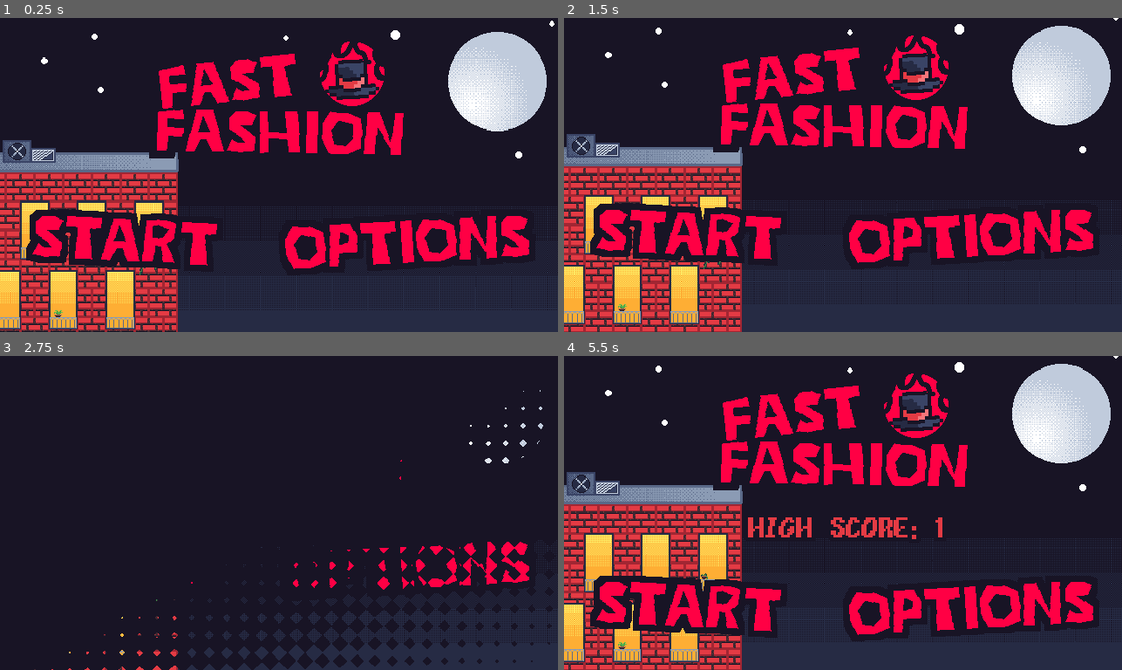
Above: before the commit, frames 1-4 (two rows, left to right).
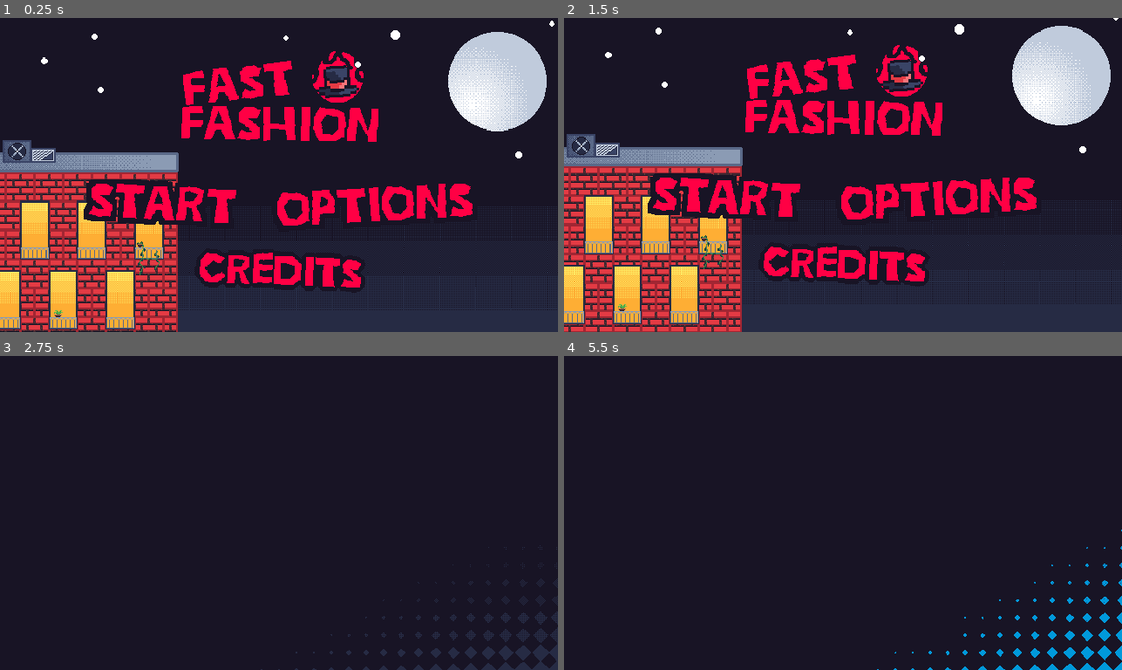
Above: after the commit, the same moments.

Repository: LaneMcMartin/FastFashion
Game: Godot game, scene res://main/main.tscn
Same seed, same stepped clock (60 frames per second), same inputs: the game is played once before the commit and once after it. Sound files missing from this copy of the repository are replaced by a short silence.
Inputs (mouse positions are in pixels of both pictures, inside the frame that each line leads up to):
- Up to frame 1 (0.25 s): no input
- Up to frame 2 (1.5 s): move the mouse to (965, 159) at 0.52 s; press the mouse at (965, 159) at 0.53 s; hold D (RIGHT) 0.53-1.28 s; tap Space (SELECT) at 0.8, 1.35 s; move the mouse to (731, 190) at 1.27 s; release the mouse at (731, 190) at 1.28 s; hold A (LEFT) from 1.28 s (still down)
- Up to frame 3 (2.75 s): click (167, 528) at 1.55 s; move the mouse to (334, 443) at 2.02 s; release A (LEFT) at 2.03 s; press the mouse at (334, 443) at 2.03 s; hold D (RIGHT) from 2.03 s (still down); tap Space (SELECT) at 2.3 s
- Up to frame 4 (5.5 s): move the mouse to (815, 575) at 2.77 s; release the mouse at (815, 575) at 2.78 s; tap Space (SELECT) at 2.85, 3.8, 4.35, 5.3 s; click (815, 575) at 3.05 s; tap Enter at 3.5 s; move the mouse to (1010, 560) at 3.52 s; release D (RIGHT) at 3.53 s; press the mouse at (1010, 560) at 3.53 s; hold A (LEFT) from 3.53 s (still down); move the mouse to (675, 465) at 4.27 s; release the mouse at (675, 465) at 4.28 s; click (675, 465) at 4.55 s; move the mouse to (870, 513) at 5.02 s; press the mouse at (870, 513) at 5.03 s

The runs differ from the first frame. In frame 1, 23% of the frame differs, in the area x 4-96%, y 7-88%; in frame 2, 23%; in frame 3, 7.7%; in frame 4, 43%, in the area x 0-100%, y 0-100%.
Error in both runs: Division by zero error in operator '/'. (res://level_manager/npc_handler.gd:20)

Commit message:
Finalized game!

Diff:
--- a/audio_manager/audio_manager.gd
+++ b/audio_manager/audio_manager.gd
@@ -7,7 +7,8 @@
 const OPENING : AudioStreamWAV = preload("res://audio_manager/opening.wav")
 const CLOSING : AudioStreamWAV = preload("res://audio_manager/closing.wav")
 const ADJUSTED : AudioStreamWAV = preload("res://audio_manager/adjusted.wav")
-const BONUSGAME_BY_WOLFGANG_UNDERSCORE__ON_OPENGAMEART : AudioStreamWAV = preload("res://audio_manager/bonusgame_by_wolfgang(underscore)_on_opengameart.wav")
+const BONUSGAME_BY_WOLFGANG_UNDERSCORE_ON_OPENGAMEART : AudioStreamWAV = preload("res://audio_manager/bonusgame_by_wolfgang(underscore)_on_opengameart.wav")
+const TWO_LEFT_SOCKS_BY_CONGUS_BONGUS_ON_OPENGAMEART : AudioStreamWAV = preload("res://audio_manager/two_left_socks.wav")
 const COUNTDOWN_COUNTING : AudioStreamWAV = preload("res://audio_manager/countdown_counting.wav")
 const COUNTDOWN_DONE : AudioStreamWAV = preload("res://audio_manager/countdown_done.wav")
 
@@ -39,3 +40,10 @@
 			audioplayer_sfx.volume_db = new_volume_db
 		"Music":
 			audioplayer_music.volume_db = new_volume_db
+
+func fade_music(fade_time : float) ->void:
+	var cached_volume_db : float = audioplayer_music.volume_db
+	var volume_tween : Tween = create_tween()
+	volume_tween.tween_property(audioplayer_music, "volume_db", linear_to_db(0.0), fade_time)
+	volume_tween.tween_callback(stop_music)
+	volume_tween.tween_property(audioplayer_music, "volume_db", cached_volume_db, 0.1)
--- /dev/null
+++ b/credits/credits.gd
@@ -0,0 +1,23 @@
+class_name CreditsMenu
+extends Control
+
+@export var transition : Transition
+
+signal return_pressed
+
+func _ready():
+	visible = false
+
+func _on_return_gui_input(event):
+	if event.is_action_pressed("CLICK"):
+		AudioManager.play_sound(AudioManager.SELECTED)
+		transition.close()
+		AudioManager.play_sound(AudioManager.CLOSING)
+		await transition.transition_completed
+		visible = false
+		return_pressed.emit()
+
+func _on_title_screen_credits_pressed():
+	visible = true
+	transition.open()
+	AudioManager.play_sound(AudioManager.OPENING)
--- a/fonts/ui_theme.tres
+++ b/fonts/ui_theme.tres
@@ -5,6 +5,6 @@
 [resource]
 default_font = ExtResource("1_5nbil")
 default_font_size = 40
-Label/colors/font_color = Color(0.894118, 0.231373, 0.266667, 1)
+Label/colors/font_color = Color(1, 0, 0.266667, 1)
 Label/colors/font_outline_color = Color(0.0941176, 0.0784314, 0.145098, 1)
 Label/constants/outline_size = 20
--- a/level_manager/level_manager.gd
+++ b/level_manager/level_manager.gd
@@ -39,17 +39,18 @@
 func game_start() -> void:
 	# Reset parameters
 	level_difficulty = 1
-	level_quantity = 10
+	level_quantity = 5
 	correct_guesses = 0
 
 	# Countdown
+	AudioManager.fade_music(3.0)
 	await countdown.start_countdown()
 
 	# Show all
 	show_all()
 
 	# Play music
-	AudioManager.play_music(AudioManager.BONUSGAME_BY_WOLFGANG_UNDERSCORE__ON_OPENGAMEART)
+	AudioManager.play_music(AudioManager.BONUSGAME_BY_WOLFGANG_UNDERSCORE_ON_OPENGAMEART)
 
 	# Start the level
 	level_start()
@@ -60,14 +61,14 @@
 	level_difficulty += floor(correct_guesses / 10)
 
 	# Set the level quantity
-	level_quantity += correct_guesses
+	level_quantity += 1
 
 	# Set the time of day
-	if ((correct_guesses + 1) % 5) == 0:
+	if ((correct_guesses + 1) % 4) == 0:
 		toggle_time()
 
 	# Set the timer
-	time_handler.start_timer(5 - (correct_guesses * 0.05))
+	time_handler.start_timer(7.5 - (correct_guesses * 0.075))
 
 	# Set the sublevel (via the clothing object)
 	var random_clothing = randi_range(0, CompositeSprite.TYPE.size() + 1)
--- a/main/main.tscn
+++ b/main/main.tscn
@@ -11,11 +11,13 @@
 [ext_resource type="Shader" path="res://transition/transition.gdshader" id="6_f1ak8"]
 [ext_resource type="Texture2D" uid="uid://2qgebetq8rfo" path="res://options/sfx.png" id="6_o447o"]
 [ext_resource type="Script" path="res://transition/transition.gd" id="6_s4vkj"]
+[ext_resource type="Texture2D" uid="uid://cjryoqdsxsh83" path="res://title_screen/credits.png" id="7_hnqxb"]
 [ext_resource type="Texture2D" uid="uid://e1gvone7nr6w" path="res://options/music.png" id="8_ojj10"]
 [ext_resource type="Texture2D" uid="uid://mwya3d17tlil" path="res://options/return.png" id="9_ehol2"]
 [ext_resource type="Texture2D" uid="uid://dk735n57n0l4f" path="res://options/selector.png" id="9_y8p13"]
 [ext_resource type="Texture2D" uid="uid://330a1aa4ge0s" path="res://title_screen/day_bg.png" id="13_w8wju"]
 [ext_resource type="Texture2D" uid="uid://cq2tl0psokjdq" path="res://title_screen/night_bg.png" id="14_ek6qw"]
+[ext_resource type="Script" path="res://credits/credits.gd" id="16_7yvar"]
 
 [sub_resource type="Animation" id="Animation_eycnw"]
 resource_name = "bob"
@@ -31,7 +33,7 @@
 "times": PackedFloat32Array(0, 1, 2, 3),
 "transitions": PackedFloat32Array(1, 1, 1, 1),
 "update": 0,
-"values": [Vector2(0, 10), Vector2(0, -10), Vector2(0, 10), Vector2(0, -10)]
+"values": [Vector2(80, 10), Vector2(80, -10), Vector2(80, 10), Vector2(80, -10)]
 }
 tracks/1/type = "value"
 tracks/1/imported = false
@@ -103,6 +105,40 @@
 "bob": SubResource("Animation_3kir0")
 }
 
+[sub_resource type="Animation" id="Animation_vewvj"]
+resource_name = "bob"
+length = 4.0
+loop_mode = 1
+tracks/0/type = "value"
+tracks/0/imported = false
+tracks/0/enabled = true
+tracks/0/path = NodePath("VBoxContainer:position")
+tracks/0/interp = 2
+tracks/0/loop_wrap = true
+tracks/0/keys = {
+"times": PackedFloat32Array(0, 1, 2, 3),
+"transitions": PackedFloat32Array(1, 1, 1, 1),
+"update": 0,
+"values": [Vector2(0, 10), Vector2(0, 30), Vector2(0, 10), Vector2(0, 30)]
+}
+tracks/1/type = "value"
+tracks/1/imported = false
+tracks/1/enabled = true
+tracks/1/path = NodePath("CreditsBG:offset")
+tracks/1/interp = 1
+tracks/1/loop_wrap = true
+tracks/1/keys = {
+"times": PackedFloat32Array(0, 2),
+"transitions": PackedFloat32Array(1, 1),
+"update": 0,
+"values": [Vector2(0, 5), Vector2(0, -5)]
+}
+
+[sub_resource type="AnimationLibrary" id="AnimationLibrary_68bws"]
+_data = {
+"bob": SubResource("Animation_vewvj")
+}
+
 [sub_resource type="ShaderMaterial" id="ShaderMaterial_3sdpn"]
 shader = ExtResource("6_f1ak8")
 shader_parameter/progress = 0.0
@@ -127,14 +163,19 @@
 
 [node name="VBoxContainer" type="VBoxContainer" parent="CanvasLayer/TitleScreen"]
 layout_mode = 1
-anchors_preset = 15
-anchor_right = 1.0
-anchor_bottom = 1.0
-offset_top = 10.0
-offset_right = 4.0
-offset_bottom = 10.0
-grow_horizontal = 2
-grow_vertical = 2
+anchors_preset = 8
+anchor_left = 0.5
+anchor_top = 0.5
+anchor_right = 0.5
+anchor_bottom = 0.5
+offset_left = -240.0
+offset_top = -170.0
+offset_right = 364.0
+offset_bottom = 235.0
+grow_horizontal = 2
+grow_vertical = 2
+scale = Vector2(0.8, 0.8)
+alignment = 1
 
 [node name="MarginContainerTitle" type="MarginContainer" parent="CanvasLayer/TitleScreen/VBoxContainer"]
 layout_mode = 2
@@ -161,10 +202,10 @@
 
 [node name="MarginContainerStart" type="MarginContainer" parent="CanvasLayer/TitleScreen/VBoxContainer/HBoxContainer"]
 layout_mode = 2
-theme_override_constants/margin_left = 30
-theme_override_constants/margin_top = 30
-theme_override_constants/margin_right = 30
-theme_override_constants/margin_bottom = 30
+theme_override_constants/margin_left = 20
+theme_override_constants/margin_top = 20
+theme_override_constants/margin_right = 20
+theme_override_constants/margin_bottom = 20
 
 [node name="Start" type="TextureRect" parent="CanvasLayer/TitleScreen/VBoxContainer/HBoxContainer/MarginContainerStart"]
 layout_mode = 2
@@ -173,14 +214,21 @@
 
 [node name="MarginContainerStart2" type="MarginContainer" parent="CanvasLayer/TitleScreen/VBoxContainer/HBoxContainer"]
 layout_mode = 2
-theme_override_constants/margin_left = 30
-theme_override_constants/margin_top = 30
-theme_override_constants/margin_right = 30
-theme_override_constants/margin_bottom = 30
+theme_override_constants/margin_left = 20
+theme_override_constants/margin_top = 20
+theme_override_constants/margin_right = 20
+theme_override_constants/margin_bottom = 20
 
 [node name="Options" type="TextureRect" parent="CanvasLayer/TitleScreen/VBoxContainer/HBoxContainer/MarginContainerStart2"]
 layout_mode = 2
 texture = ExtResource("4_7qifh")
+
+[node name="Credits" type="TextureRect" parent="CanvasLayer/TitleScreen/VBoxContainer"]
+layout_mode = 2
+size_flags_horizontal = 4
+size_flags_vertical = 4
+texture = ExtResource("7_hnqxb")
+stretch_mode = 2
 
 [node name="MenuBG" type="Sprite2D" parent="CanvasLayer/TitleScreen"]
 z_index = -2
@@ -336,6 +384,98 @@
 }
 autoplay = "bob"
 
+[node name="Credits" type="Control" parent="CanvasLayer" node_paths=PackedStringArray("transition")]
+layout_mode = 3
+anchors_preset = 15
+anchor_right = 1.0
+anchor_bottom = 1.0
+grow_horizontal = 2
+grow_vertical = 2
+script = ExtResource("16_7yvar")
+transition = NodePath("../Transition")
+
+[node name="VBoxContainer" type="VBoxContainer" parent="CanvasLayer/Credits"]
+layout_mode = 1
+anchors_preset = 15
+anchor_right = 1.0
+anchor_bottom = 1.0
+offset_top = 10.0
+offset_bottom = 2.0
+grow_horizontal = 2
+grow_vertical = 2
+theme_override_constants/separation = 24
+
+[node name="Lane" type="Label" parent="CanvasLayer/Credits/VBoxContainer"]
+layout_mode = 2
+theme = ExtResource("4_go73u")
+theme_override_colors/font_outline_color = Color(0.0941176, 0.0784314, 0.145098, 1)
+theme_override_constants/outline_size = 20
+theme_override_font_sizes/font_size = 33
+text = "Lane McMartin
+Design, Programming, Art, Sound
+
+Huge Thank You To:"
+horizontal_alignment = 1
+
+[node name="HBoxContainer" type="HBoxContainer" parent="CanvasLayer/Credits/VBoxContainer"]
+layout_mode = 2
+size_flags_horizontal = 4
+theme_override_constants/separation = 23
+
+[node name="MainTheme" type="Label" parent="CanvasLayer/Credits/VBoxContainer/HBoxContainer"]
+layout_mode = 2
+theme = ExtResource("4_go73u")
+theme_override_colors/font_outline_color = Color(0.0941176, 0.0784314, 0.145098, 1)
+theme_override_constants/outline_size = 20
+theme_override_constants/line_spacing = 4
+theme_override_font_sizes/font_size = 25
+text = "Wolfgang_
+Main Theme
+(\"Bonus Round\")"
+horizontal_alignment = 1
+
+[node name="MenuTheme" type="Label" parent="CanvasLayer/Credits/VBoxContainer/HBoxContainer"]
+layout_mode = 2
+theme = ExtResource("4_go73u")
+theme_override_colors/font_outline_color = Color(0.0941176, 0.0784314, 0.145098, 1)
+theme_override_constants/outline_size = 20
+theme_override_constants/line_spacing = 4
+theme_override_font_sizes/font_size = 25
+text = "congusbongus
+Menu Theme
+(\"Two Left Socks\")"
+horizontal_alignment = 1
+
+[node name="Shader" type="Label" parent="CanvasLayer/Credits/VBoxContainer/HBoxContainer"]
+layout_mode = 2
+theme = ExtResource("4_go73u")
+theme_override_colors/font_outline_color = Color(0.0941176, 0.0784314, 0.145098, 1)
+theme_override_constants/outline_size = 20
+theme_override_constants/line_spacing = 4
+theme_override_font_sizes/font_size = 25
+text = "mackatap,
+DDRKirbyISQ, MatiasVME
+Transition Shader"
+horizontal_alignment = 1
+
+[node name="Return" type="TextureRect" parent="CanvasLayer/Credits/VBoxContainer"]
+layout_mode = 2
+texture = ExtResource("9_ehol2")
+stretch_mode = 3
+
+[node name="CreditsBG" type="Sprite2D" parent="CanvasLayer/Credits"]
+z_index = -2
+position = Vector2(320, 182)
+scale = Vector2(1.025, 1.03333)
+texture = ExtResource("14_ek6qw")
+offset = Vector2(0, 5)
+
+[node name="AnimationPlayer" type="AnimationPlayer" parent="CanvasLayer/Credits"]
+libraries = {
+"": SubResource("AnimationLibrary_68bws")
+}
+autoplay = "bob"
+
 [node name="Transition" type="Control" parent="CanvasLayer"]
 layout_mode = 3
 anchors_preset = 15
@@ -358,12 +498,16 @@
 color = Color(0.0941176, 0.0784314, 0.145098, 1)
 
 [connection signal="game_ended" from="LevelManager" to="CanvasLayer/TitleScreen" method="_on_level_manager_game_ended"]
+[connection signal="credits_pressed" from="CanvasLayer/TitleScreen" to="CanvasLayer/Credits" method="_on_title_screen_credits_pressed"]
 [connection signal="options_pressed" from="CanvasLayer/TitleScreen" to="CanvasLayer/Options" method="_on_title_screen_options_pressed"]
 [connection signal="start_pressed" from="CanvasLayer/TitleScreen" to="LevelManager" method="_on_title_screen_start_pressed"]
 [connection signal="gui_input" from="CanvasLayer/TitleScreen/VBoxContainer/HBoxContainer/MarginContainerStart/Start" to="CanvasLayer/TitleScreen" method="_on_start_gui_input"]
 [connection signal="gui_input" from="CanvasLayer/TitleScreen/VBoxContainer/HBoxContainer/MarginContainerStart2/Options" to="CanvasLayer/TitleScreen" method="_on_options_gui_input"]
+[connection signal="gui_input" from="CanvasLayer/TitleScreen/VBoxContainer/Credits" to="CanvasLayer/TitleScreen" method="_on_credits_gui_input"]
 [connection signal="return_pressed" from="CanvasLayer/Options" to="CanvasLayer/TitleScreen" method="_on_options_return_pressed"]
 [connection signal="gui_input" from="CanvasLayer/Options/VBoxContainer/OptionsMargin/Options" to="CanvasLayer/Options" method="_on_options_gui_input"]
 [connection signal="value_changed" from="CanvasLayer/Options/VBoxContainer/SliderGrid/SFXSlider/TextureRect/MarginContainer/SFXSlider" to="CanvasLayer/Options" method="_on_sfx_slider_value_changed"]
 [connection signal="value_changed" from="CanvasLayer/Options/VBoxContainer/SliderGrid/MusicSlider/TextureRect/MarginContainer/MusicSlider" to="CanvasLayer/Options" method="_on_music_slider_value_changed"]
 [connection signal="gui_input" from="CanvasLayer/Options/VBoxContainer/ReturnMargin/Return" to="CanvasLayer/Options" method="_on_return_gui_input"]
+[connection signal="return_pressed" from="CanvasLayer/Credits" to="CanvasLayer/TitleScreen" method="_on_credits_return_pressed"]
+[connection signal="gui_input" from="CanvasLayer/Credits/VBoxContainer/Return" to="CanvasLayer/Credits" method="_on_return_gui_input"]
--- a/project.godot
+++ b/project.godot
@@ -13,8 +13,12 @@
 config/name="FastFashion"
 run/main_scene="res://main/main.tscn"
 config/features=PackedStringArray("4.2", "Forward Plus")
+boot_splash/bg_color=Color(0.0941176, 0.0784314, 0.145098, 1)
 boot_splash/image="res://splash/splash.png"
+boot_splash/fullsize=false
+boot_splash/use_filter=false
 config/icon="res://icon.svg"
+boot_splash/minimum_display_time=2000
 
 [autoload]
 
--- a/title_screen/titlescreen.gd
+++ b/title_screen/titlescreen.gd
@@ -6,11 +6,13 @@
 @onready var title : TextureRect = $VBoxContainer/MarginContainerTitle/Title
 @onready var start : TextureRect = $VBoxContainer/HBoxContainer/MarginContainerStart/Start
 @onready var options : TextureRect = $VBoxContainer/HBoxContainer/MarginContainerStart2/Options
+@onready var credits: TextureRect = $VBoxContainer/Credits
 @onready var animation_player = $AnimationPlayer
 @onready var hs: Label = $VBoxContainer/HS
 
 signal start_pressed
 signal options_pressed
+signal credits_pressed
 
 var high_score : int = 0
 var save_path : String = "user://score.save"
@@ -18,6 +20,7 @@
 func _ready():
 	load_score()
 	hs.hide()
+	AudioManager.play_music(AudioManager.TWO_LEFT_SOCKS_BY_CONGUS_BONGUS_ON_OPENGAMEART)
 
 
 func _process(delta):
@@ -62,6 +65,7 @@
 		high_score = score
 		save_score(high_score)
 	transition.open()
+	AudioManager.play_music(AudioManager.TWO_LEFT_SOCKS_BY_CONGUS_BONGUS_ON_OPENGAMEART)
 	AudioManager.play_sound(AudioManager.OPENING)
 
 func save_score(score : int):
@@ -74,3 +78,19 @@
 		high_score = file.get_var()
 	else:
 		high_score = 0
+
+
+func _on_credits_gui_input(event: InputEvent) -> void:
+	if event.is_action_pressed("CLICK"):
+		AudioManager.play_sound(AudioManager.SELECTED)
+		transition.close()
+		AudioManager.play_sound(AudioManager.CLOSING)
+		await transition.transition_completed
+		visible = false
+		credits_pressed.emit()
+
+
+func _on_credits_return_pressed() -> void:
+	visible = true
+	transition.open()
+	AudioManager.play_sound(AudioManager.OPENING)
Not shown, added: audio_manager/two_left_socks.ogg.import
Not shown, added: audio_manager/two_left_socks.wav.import
Not shown, changed: character/Outline.png.import
Binary file changed: character/Sprites/Pants/Pants2.png
Binary file changed: character/outline.aseprite
Not shown: 1 places in main/main.tscn that only renumber resources
Binary file added: title_screen/credits.aseprite
Binary file added: title_screen/credits.png
Not shown, added: title_screen/credits.png.import
Not shown, added: audio_manager/two_left_socks.wav
